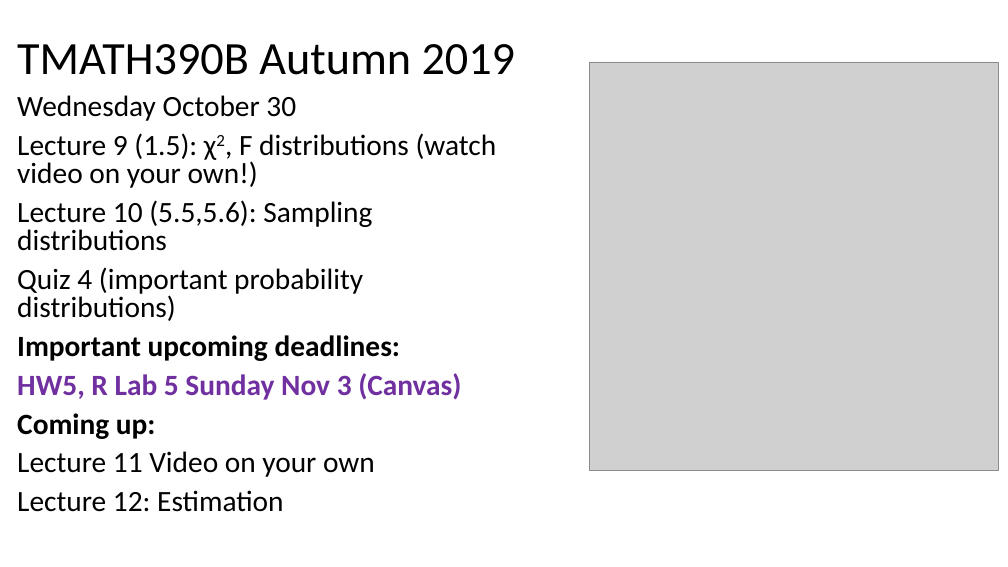
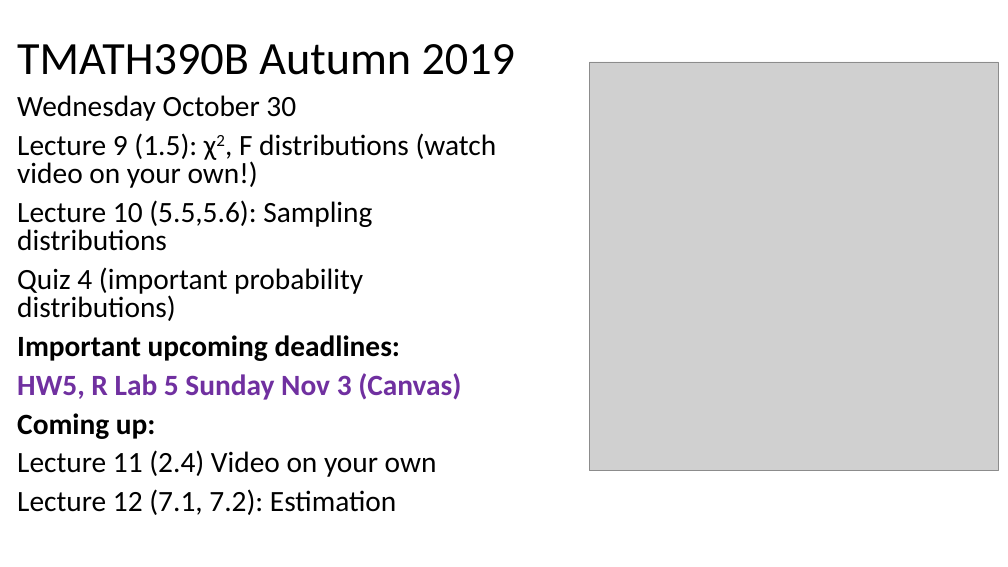
Before and after one commit to mkenn/TMATH390R, a slide deck: slide 12 of TMATH390InClassRProj/TMATH390Au19MW_DailyAgenda.pptx. Drawn at 1008x567 pixels with LibreOffice and Linux fonts; fonts in the diff are those of the drawing; grey boxes stand for pictures. Boxes give left, top, right and bottom in pixels: in the first picture for what was removed or moved away, otherwise in the second. Text is boxed around its words. In the diff, an @@ line names an element or a change of style, - is before the commit and + after.

```diff
--- a/TMATH390InClassRProj/TMATH390Au19MW_DailyAgenda.pptx
+++ b/TMATH390InClassRProj/TMATH390Au19MW_DailyAgenda.pptx
@@ text at (17, 450, 437, 515): text changed @@
-Lecture 11 Video on your own
-Lecture 12: Estimation
+Lecture 11 (2.4) Video on your own
+Lecture 12 (7.1, 7.2): Estimation
```
Also in this commit, not shown: 1 other slide changed, 7 slides added.
